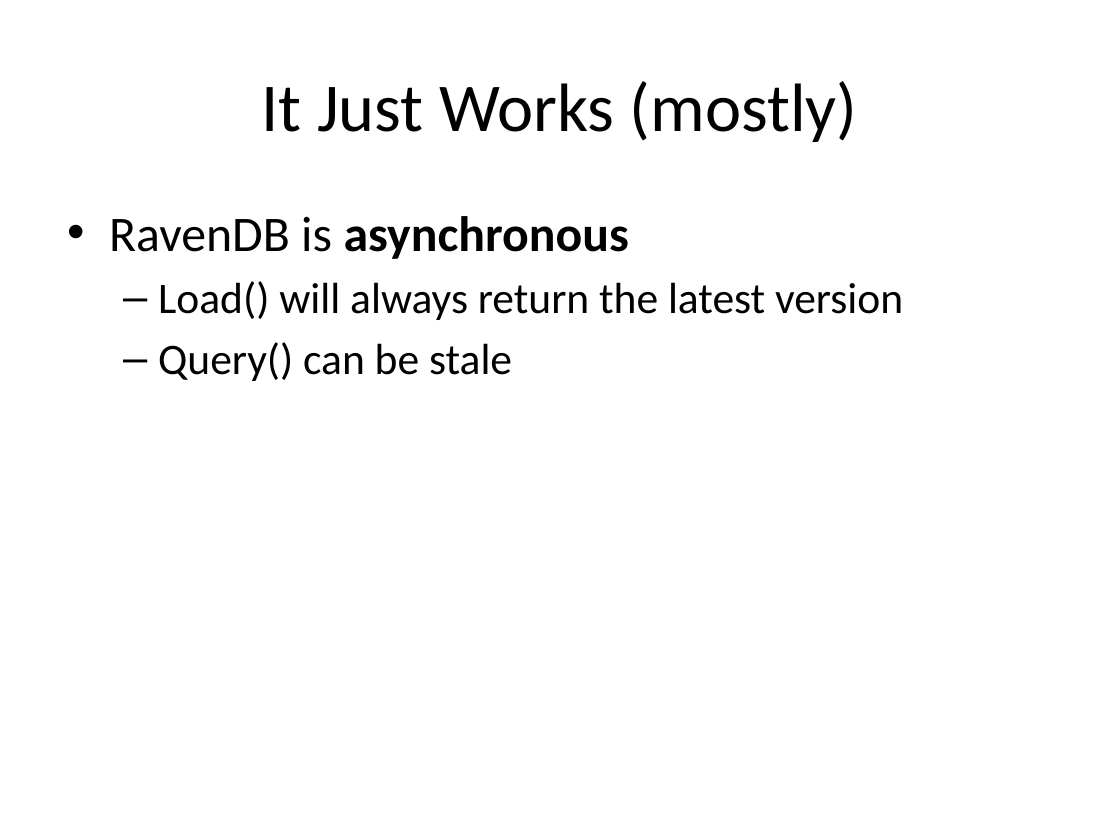
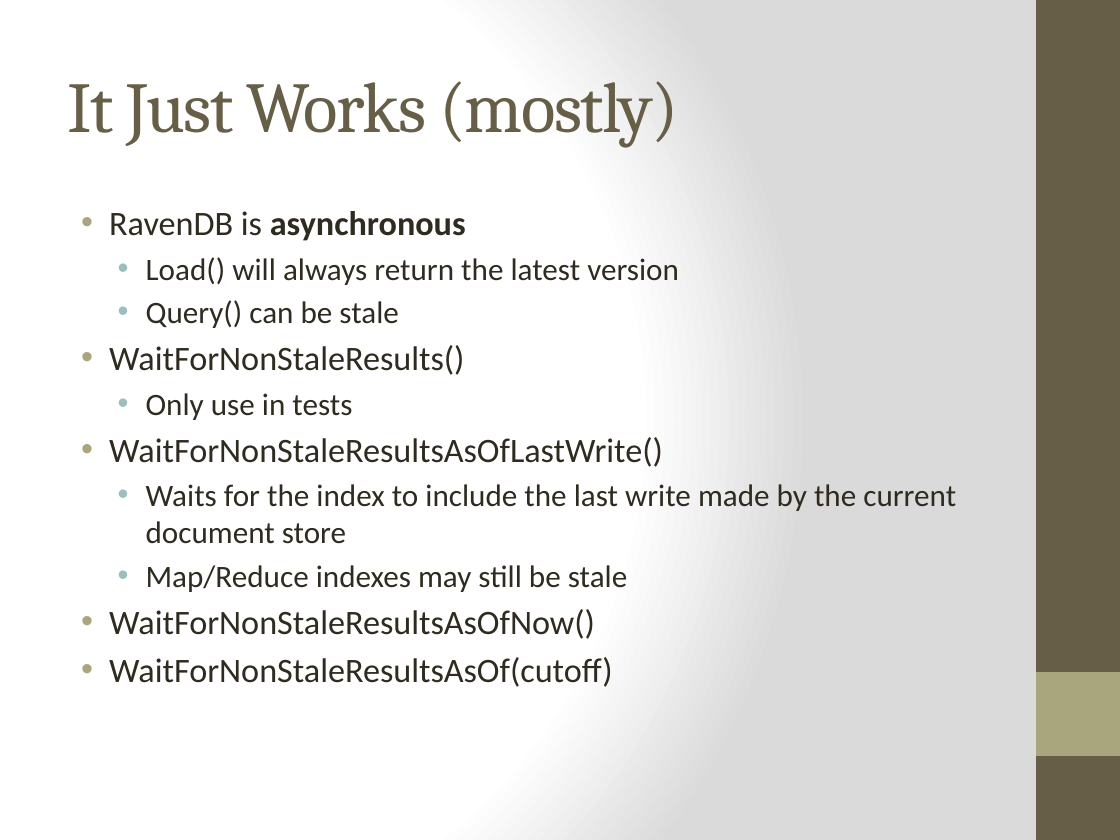
Before and after one commit to RyanHauert/presentations-ravendb, a slide deck: slide 3 of docs/RavenDB.pptx. Drawn at 1120x840 pixels with LibreOffice and Linux fonts; fonts in the diff are those of the drawing. Boxes give left, top, right and bottom in pixels: in the first picture for what was removed or moved away, otherwise in the second. Text is boxed around its words. In the diff, an @@ line names an element or a change of style, - is before the commit and + after.

```diff
--- a/docs/RavenDB.pptx
+++ b/docs/RavenDB.pptx
@@ background #FFFFFF to gradient #FFFFFF to #DADADA @@
@@ rectangle added at (1036,0,1120,840), fill #675E47 @@
@@ title "It Just Works (mostly)" at (67,81,679,147): size 44 to 46 pt, font Calibri to Cambria, text colour #000000 to #675E47, letter spacing 0 to -1 pt; alignment centre to left @@
@@ text at (109,211,679,328): size 32 to 22 pt in "RavenDB is asynchronous"; text colour #000000 to #2F2B20 in "RavenDB is asynchronous", "Load() will always return the latest version", "Query() can be stale"; size 28 to 20 pt in "Load() will always return the latest version", "Query() can be stale"; indent changed; less space between paragraphs; bullet – to • @@
@@ text at (109,345,956,687): paragraphs added @@
+• WaitForNonStaleResults()
+  • Only use in tests
+• WaitForNonStaleResultsAsOfLastWrite()
+  • Waits for the index to include the last write made by the current document store
+  • Map/Reduce indexes may still be stale
+• WaitForNonStaleResultsAsOfNow()
+• WaitForNonStaleResultsAsOf(cutoff)
@@ rectangle added at (1036,672,1120,756), fill #A9A57C @@
```
Also in this commit, not shown: 2 other slides changed, 5 slides added, 1 slide removed, 1 other file.
